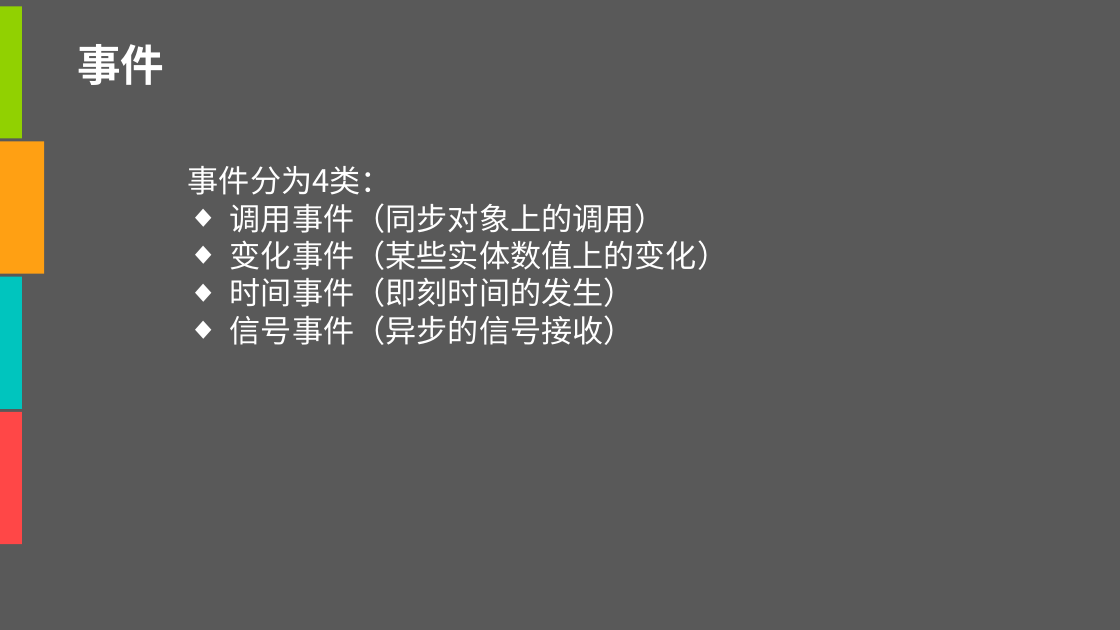
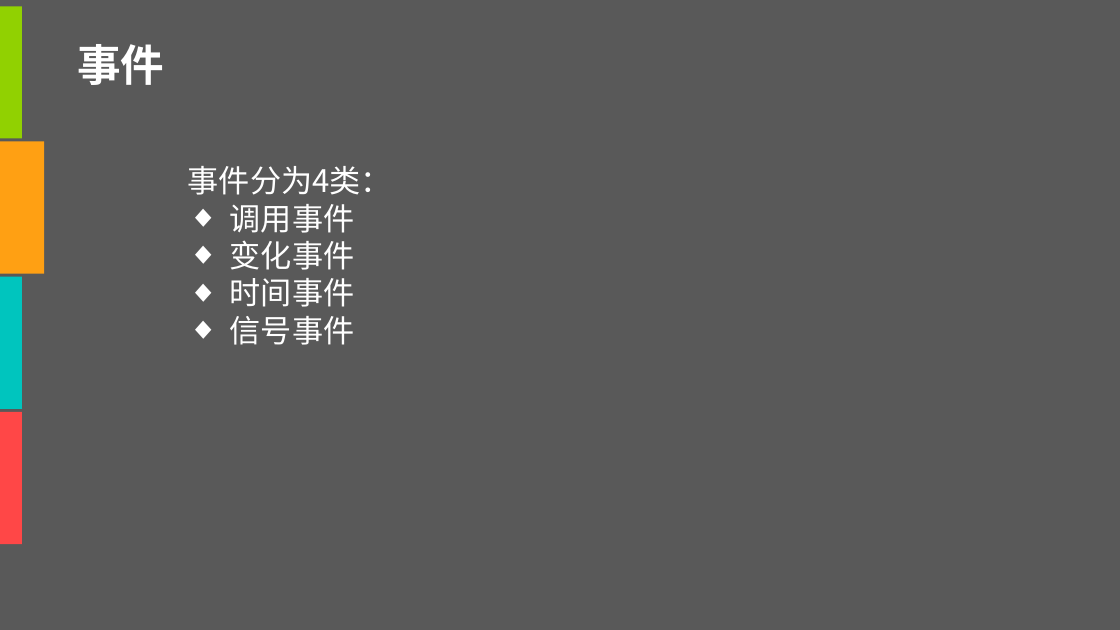
Before and after one commit to tzy502/G16, a slide deck: slide 61 of UML/UML图-G16.pptx. Drawn at 1120x630 pixels with LibreOffice and Linux fonts; fonts in the diff are those of the drawing. Boxes give left, top, right and bottom in pixels: in the first picture for what was removed or moved away, otherwise in the second. Text is boxed around its words. In the diff, an @@ line names an element or a change of style, - is before the commit and + after.

```diff
--- a/UML/UML图-G16.pptx
+++ b/UML/UML图-G16.pptx
@@ text at [230, 204, 355, 345]: text changed @@
-◆ 调用事件（同步对象上的调用）
-◆ 变化事件（某些实体数值上的变化）
-◆ 时间事件（即刻时间的发生）
-◆ 信号事件（异步的信号接收）
+◆ 调用事件
+◆ 变化事件
+◆ 时间事件
+◆ 信号事件
```
Also in this commit, not shown: 4 other slides changed, 1 slide removed, 1 other file.
